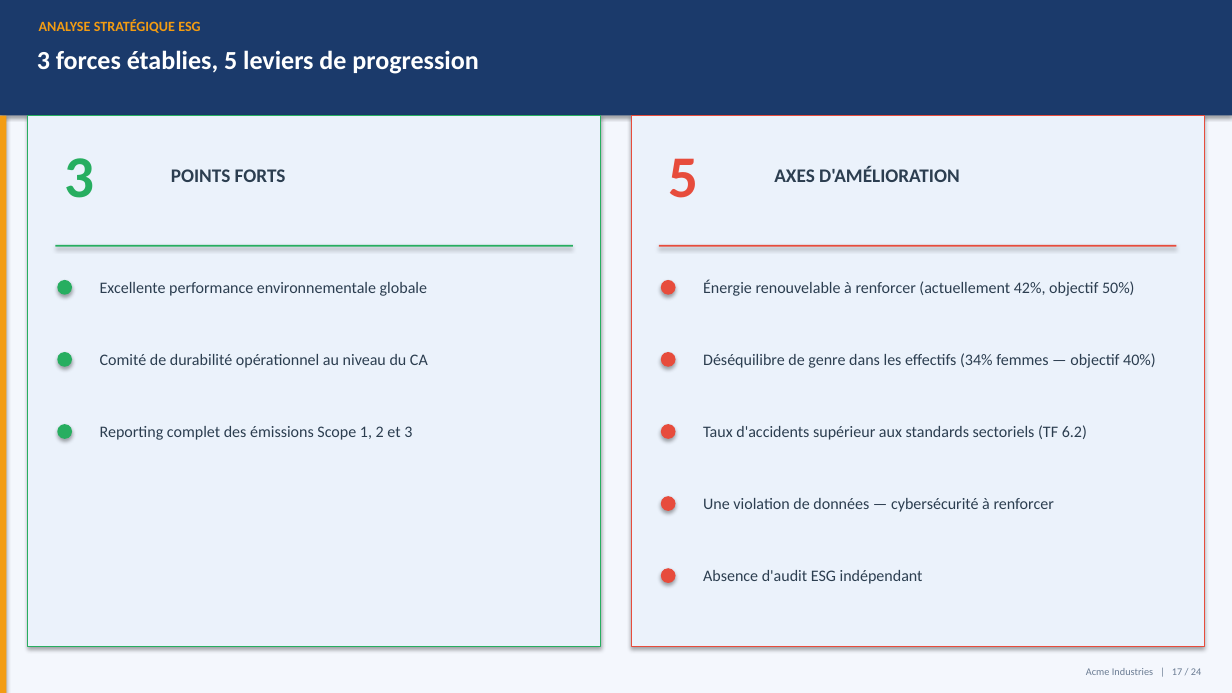
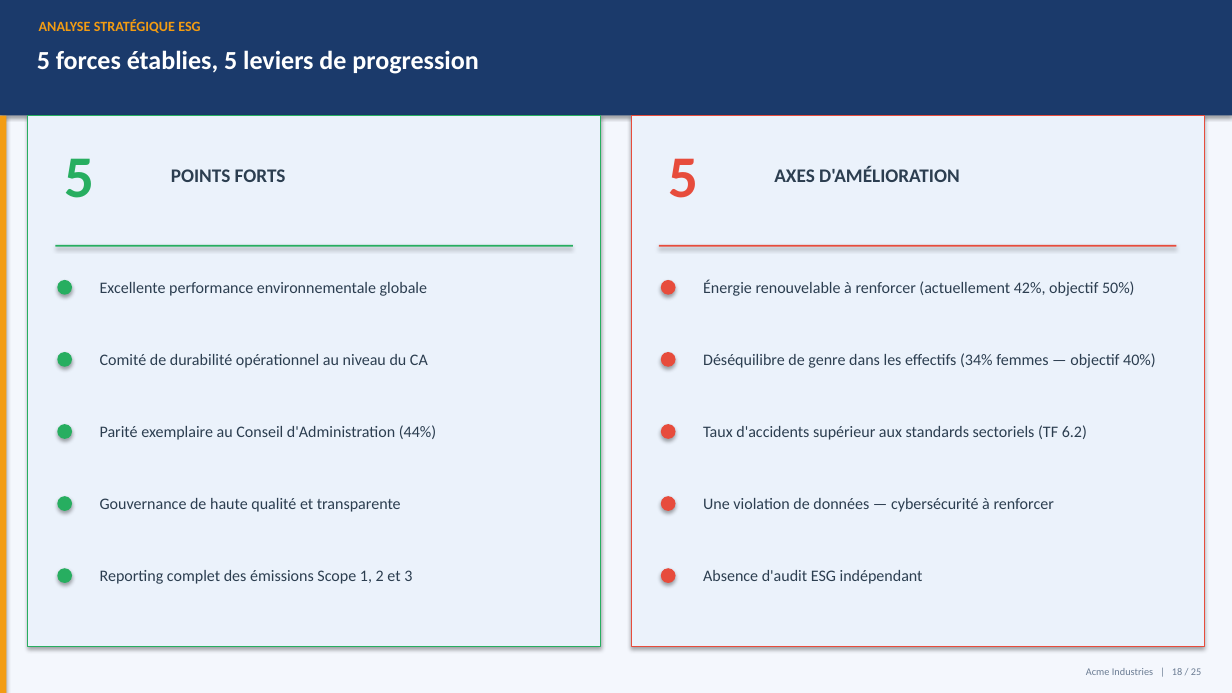
Before and after one commit to mehdiarrais-bot/Ethereal-ESG, a slide deck: slide 18 of examples/Presentation.pptx (slide 17 before the commit). Drawn at 1232x693 pixels with LibreOffice and Linux fonts; fonts in the diff are those of the drawing. Boxes give left, top, right and bottom in pixels: in the first picture for what was removed or moved away, otherwise in the second. Text is boxed around its words. In the diff, an @@ line names an element or a change of style, - is before the commit and + after.

```diff
--- a/examples/Presentation.pptx
+++ b/examples/Presentation.pptx
@@ text at [37,50,478,74]: text changed @@
-3 forces établies, 5 leviers de progression
+5 forces établies, 5 leviers de progression
@@ text at [65,158,95,198]: text changed @@
-3
+5
@@ text added at [100,425,436,440], 12.5 pt, text #2C3E50 @@
+Parité exemplaire au Conseil d'Administration (44%)
@@ ellipse added at [57,496,72,511], fill #27AE60 @@
@@ text added at [100,498,401,512], 12.5 pt, text #2C3E50 @@
+Gouvernance de haute qualité et transparente
@@ ellipse added at [57,568,72,583], fill #27AE60 @@
@@ text "Reporting complet des émissions Scope ...": place and size @@
-text "Reporting complet des émissions Scope ..." at [100,426,412,440]
+text "Reporting complet des émissions Scope ..." at [100,570,412,584]
@@ text at [1086,668,1201,675]: text changed @@
-Acme Industries | 17 / 24
+Acme Industries | 18 / 25
```
Also in this commit, not shown: 23 other slides changed, 1 slide added, 6 other files.
